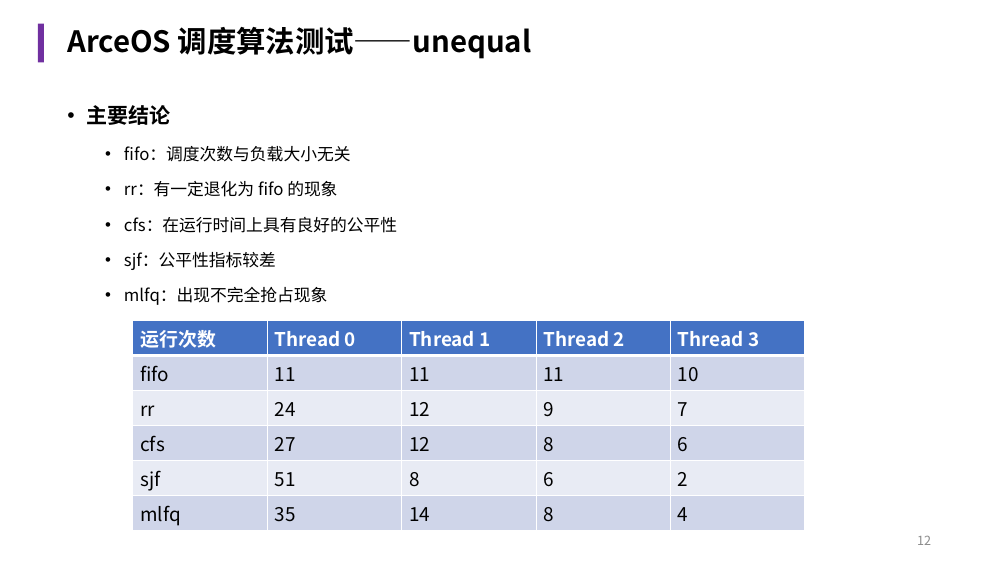
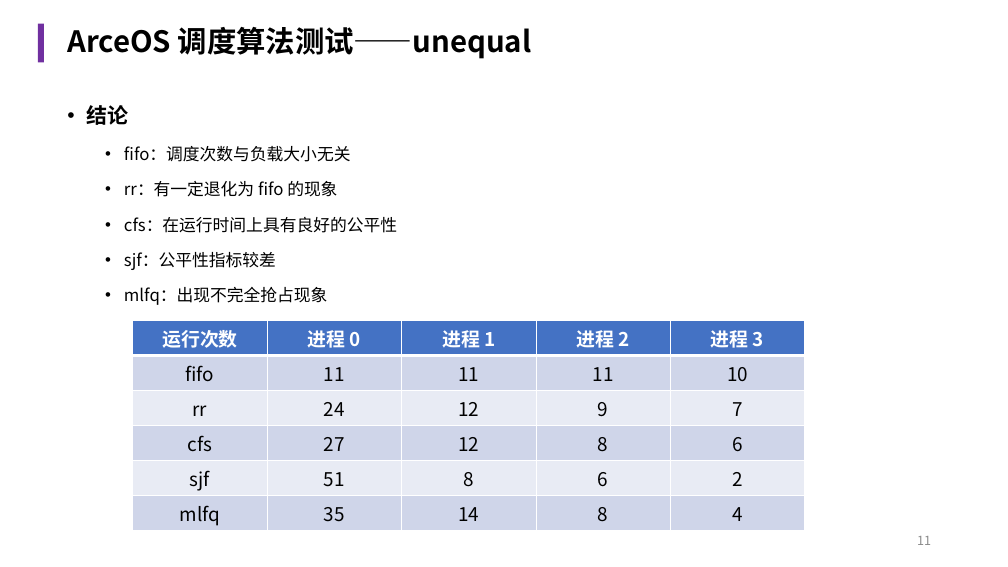
Before and after one commit to chestnut-Q/arceos-X, a slide deck: slide 11 of reports/中期报告.pptx (slide 12 before the commit). Drawn at 1008x567 pixels with LibreOffice and Linux fonts; fonts in the diff are those of the drawing. Boxes give left, top, right and bottom in pixels: in the first picture for what was removed or moved away, otherwise in the second. Text is boxed around its words. In the diff, an @@ line names an element or a change of style, - is before the commit and + after.

```diff
--- a/reports/中期报告.pptx
+++ b/reports/中期报告.pptx
@@ text at [86, 105, 128, 125]: text changed @@
-• 主要结论
+• 结论
@@ table at [133, 321, 806, 530] @@
-row 1: 运行次数 | Thread 0 | Thread 1 | Thread 2 | Thread 3
+row 1: 运行次数 | 进程 0 | 进程 1 | 进程 2 | 进程 3
@@ alignment left to centre @@
@@ page number at [917, 536, 931, 545]: text changed @@
-12
+11
```
Also in this commit, not shown: 7 other slides changed, 3 slides added, 1 slide removed.
